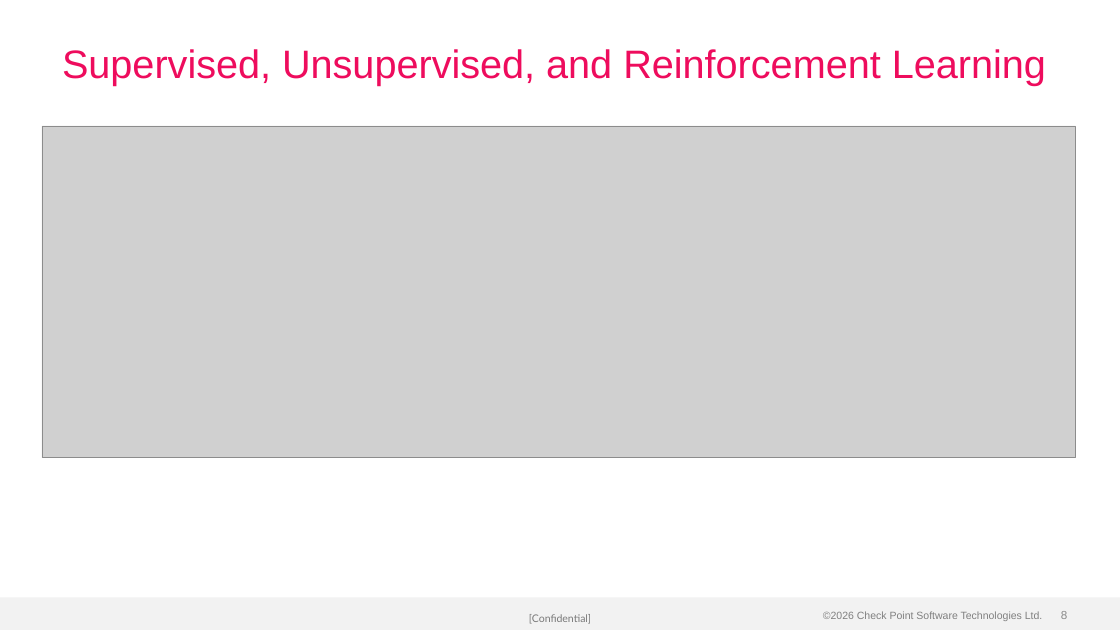
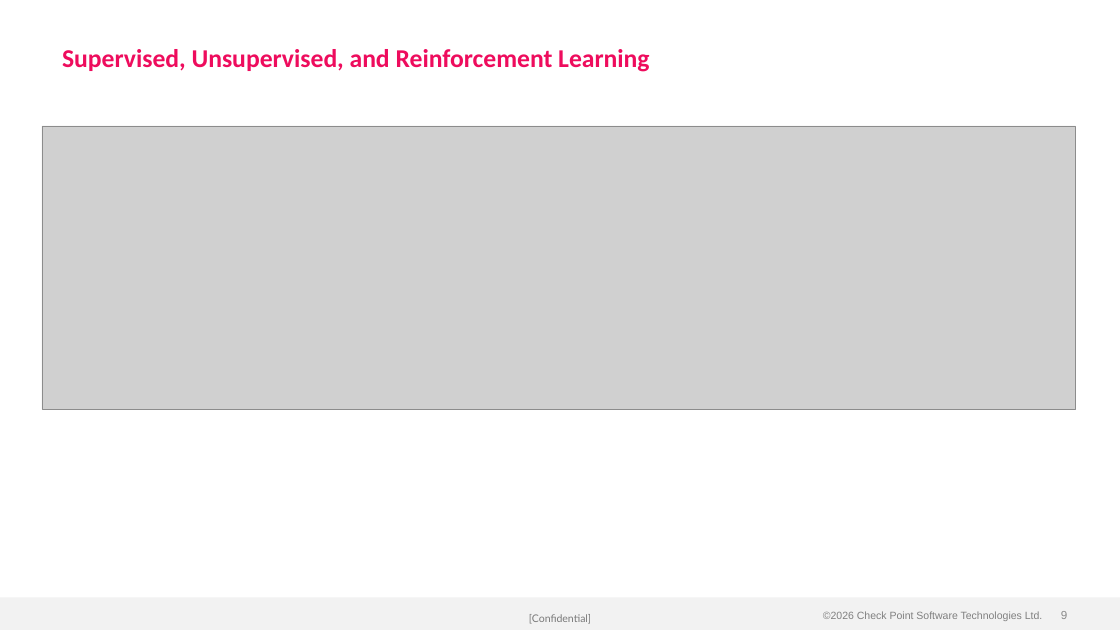
Before and after one commit to alshawwaf/ai-basic-training, a slide deck: slide 9 of stage1_classic_ml/01_what_is_ml/Lecture-1-What-is-ML.pptx (slide 8 before the commit). Drawn at 1120x630 pixels with LibreOffice and Linux fonts; fonts in the diff are those of the drawing; grey boxes stand for pictures; background and template pictures are left out. Boxes give left, top, right and bottom in pixels: in the first picture for what was removed or moved away, otherwise in the second. Text is boxed around its words. In the diff, an @@ line names an element or a change of style, - is before the commit and + after.

Commit message:
Apply Calibri font and bold headers to all 17 lectures; improve Lecture 1
- All lectures: switched every text run to Calibri, made slide titles bold
- Lecture 1: rebuilt with 29 slides (was 28), 14 images (was 13)
  - Added new Real-World Example slide (phishing URL detection pipeline)
  - Improved vocabulary slide with bold term/definition formatting
  - Better bullet hierarchy with colour-coded categories
  - All matplotlib charts regenerated with Calibri labels

```diff
--- a/stage1_classic_ml/01_what_is_ml/Lecture-1-What-is-ML.pptx
+++ b/stage1_classic_ml/01_what_is_ml/Lecture-1-What-is-ML.pptx
@@ title "Supervised, Unsupervised, and Reinforcement Learning" at (62, 49, 649, 72): size 34 to 22 pt, font Arial to Calibri, bold on @@
@@ picture: place and size @@
-picture at (42, 126, 1075, 458)
+picture at (42, 126, 1075, 409)
```
Also in this commit, not shown: 27 other slides changed, 1 slide added, 16 other files.
